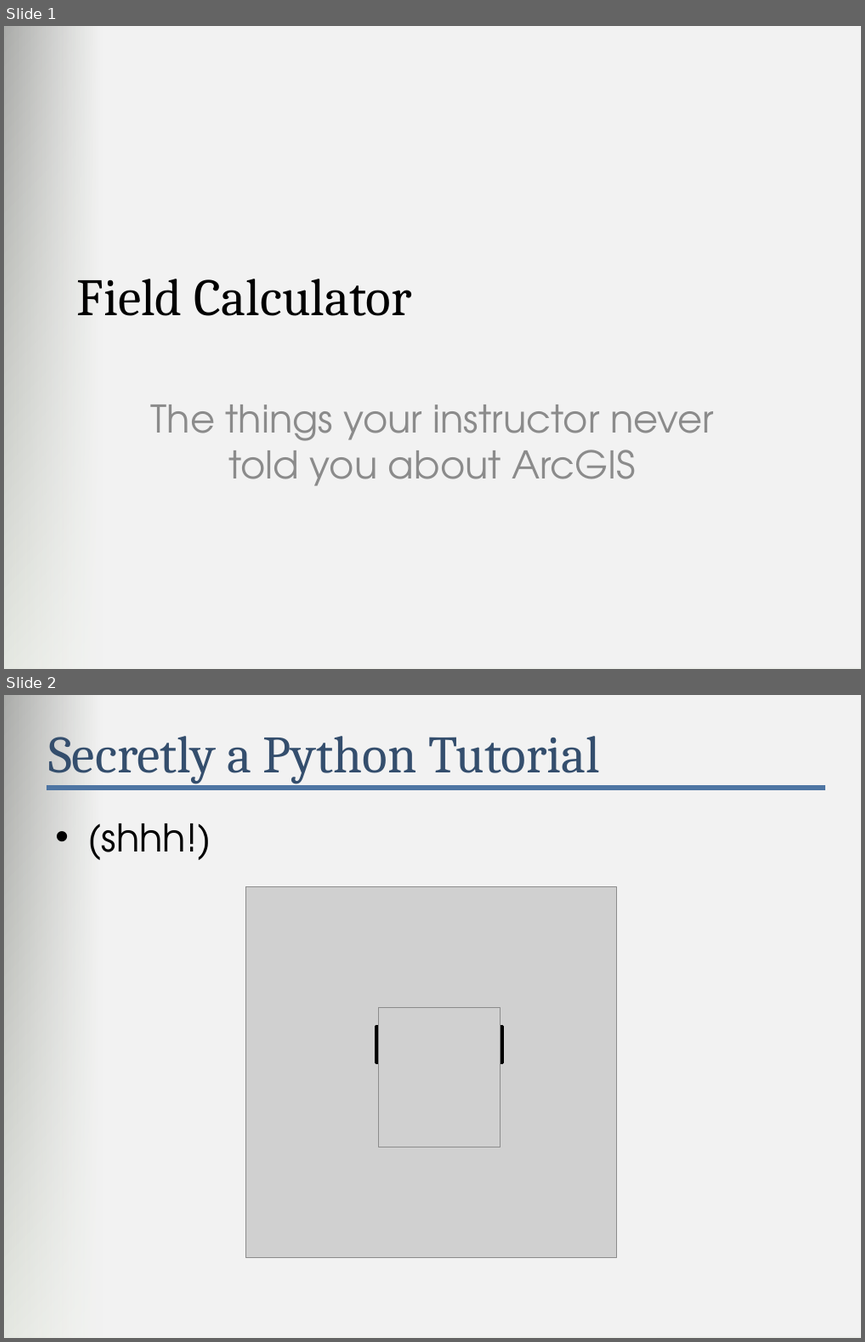
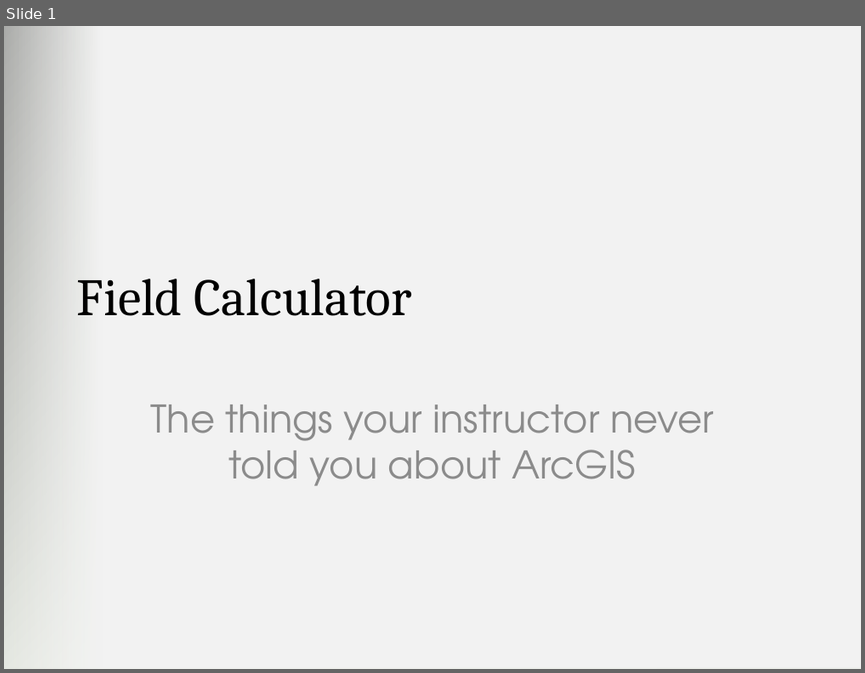
Before and after one commit to nickrsan/Python-GIS-Field-Calculations, a slide deck: planning_and_presentations/Field Calculator Presentation.pptx. Shown one above the other, each under a label of ours: slides 1 and 2 before the commit, slide 1 after it. The pictures are 865x1342 and 865x673 pixels, drawn with LibreOffice and Linux fonts; fonts in the diff are those of the drawing; grey boxes stand for pictures; background and template pictures are left out. Boxes give left, top, right and bottom in pixels: in the first picture for what was removed or moved away, otherwise in the second. Text is boxed around its words. In the diff, an @@ line names an element or a change of style, - is before the commit and + after.

```diff
--- a/planning_and_presentations/Field Calculator Presentation.pptx
+++ b/planning_and_presentations/Field Calculator Presentation.pptx
@@ slide 2 removed at (4,695,861,1338), background picture (left out); not listed: 1 template element that a slide beside it also shows @@
@@ title removed at (48,736,601,784) @@
-Secretly a Python Tutorial
@@ line removed from (46, 788) to (825, 788) @@
@@ text removed at (87,823,211,860) @@
-• (shhh!)
@@ picture removed at (245,887,616,1257) @@
@@ picture removed at (378,1008,500,1146) @@
@@ rectangle removed at (375,1027,503,1063) @@
```
Also in this commit, not shown: 1 slide changed, 1 slide added, 1 other slide removed.
